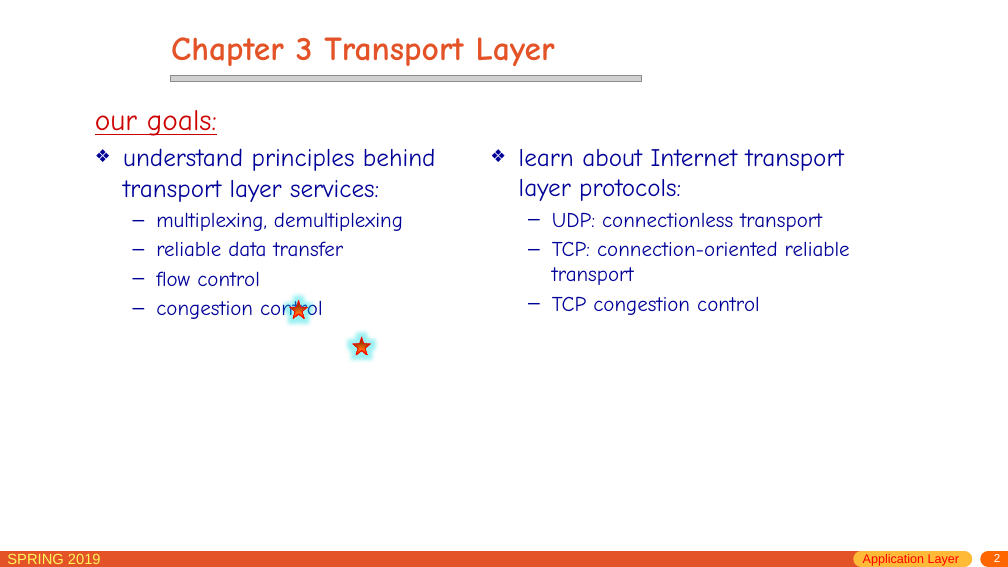
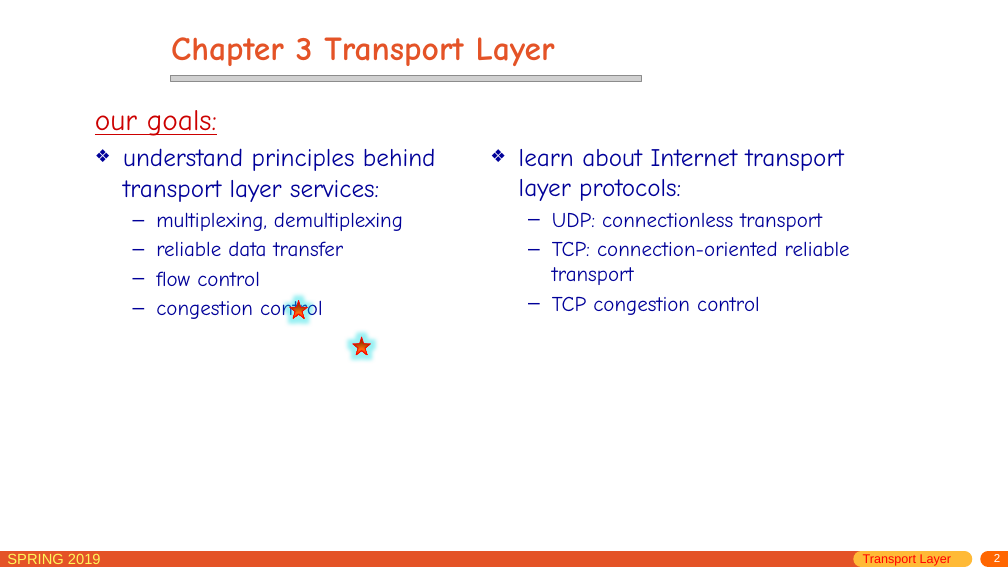
Before and after one commit to jichenghu/PPT_networkDistributed, a slide deck: slide 2 of chapter3.pptx. Drawn at 1008x567 pixels with LibreOffice and Linux fonts; fonts in the diff are those of the drawing; grey boxes stand for pictures. Boxes give left, top, right and bottom in pixels: in the first picture for what was removed or moved away, otherwise in the second. Text is boxed around its words. In the diff, an @@ line names an element or a change of style, - is before the commit and + after.

```diff
--- a/chapter3.pptx
+++ b/chapter3.pptx
@@ text at box(863, 554, 951, 566): text changed @@
-Application Layer
+Transport Layer
```
